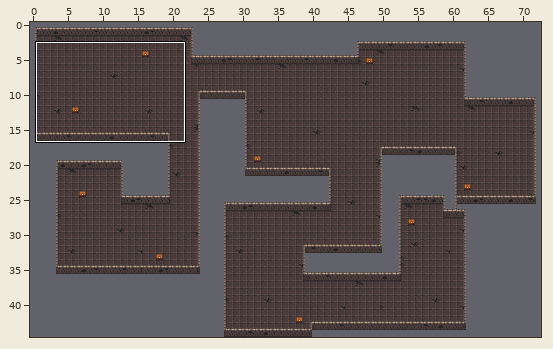
One commit to this Tiled map (JSON): src/levels/level-01.json. The picture above shows the old version from afar; the outline marks the close-up.
Close-up. The starting point:
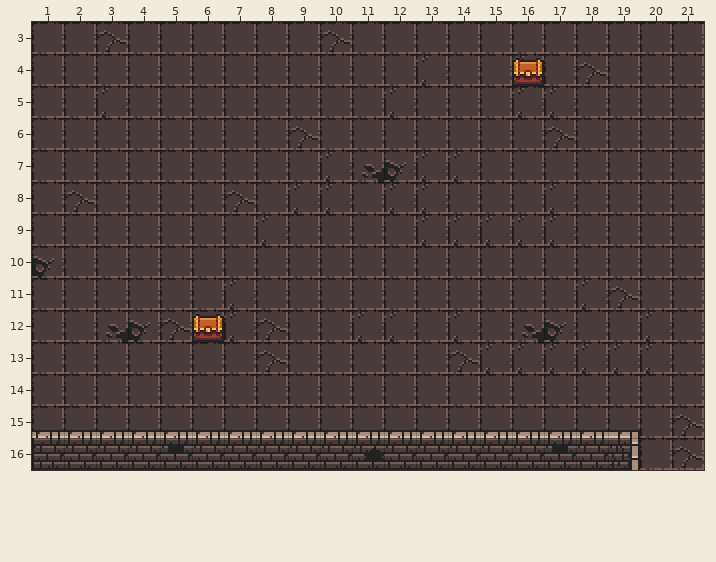
Cells are 16x16 px. Shown: x 1..21, y 3..16. The commit also changed other parts of the map, which this record leaves out.
After:
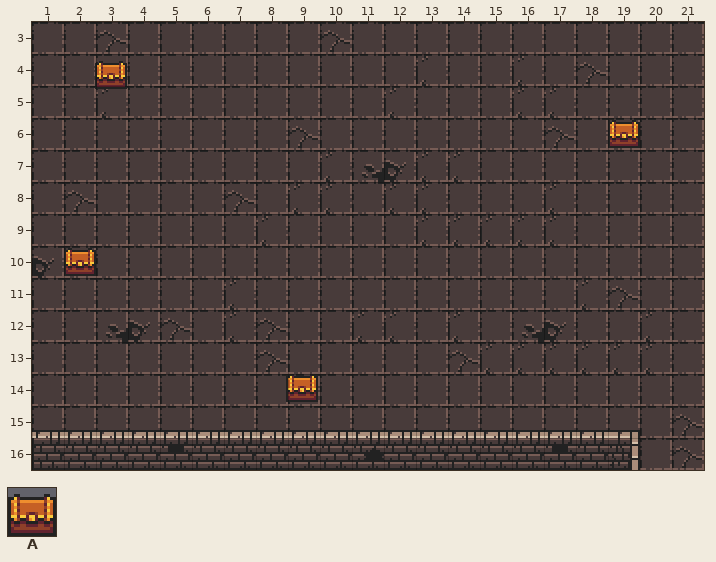
Key: from "dungeon_tilemap": A 58.
_ is an empty cell.
Objects are placed by their top-left corner, in cells (3,4 is the top-left corner of cell 3,4); size is 1x1 cell unless given.
Difference:
Layer "chests" (removed):
y 4: x 16 A -> _
y 12: x 6 A -> _
Layer "chests" (added):
added: A at 3,4.1
added: A at 19,5.9
added: A at 2,9.9
added: A at 8.9,13.9
